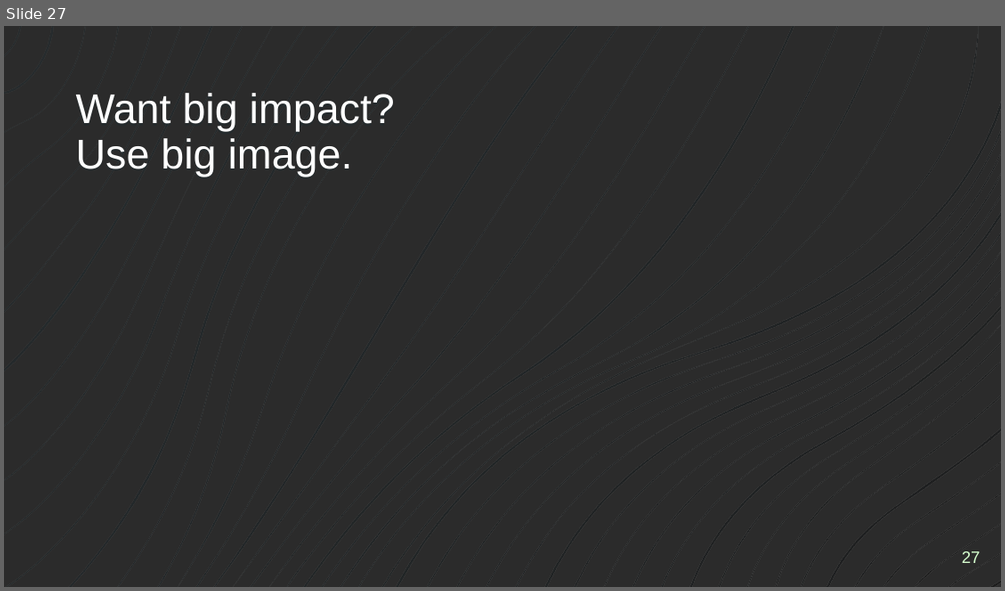
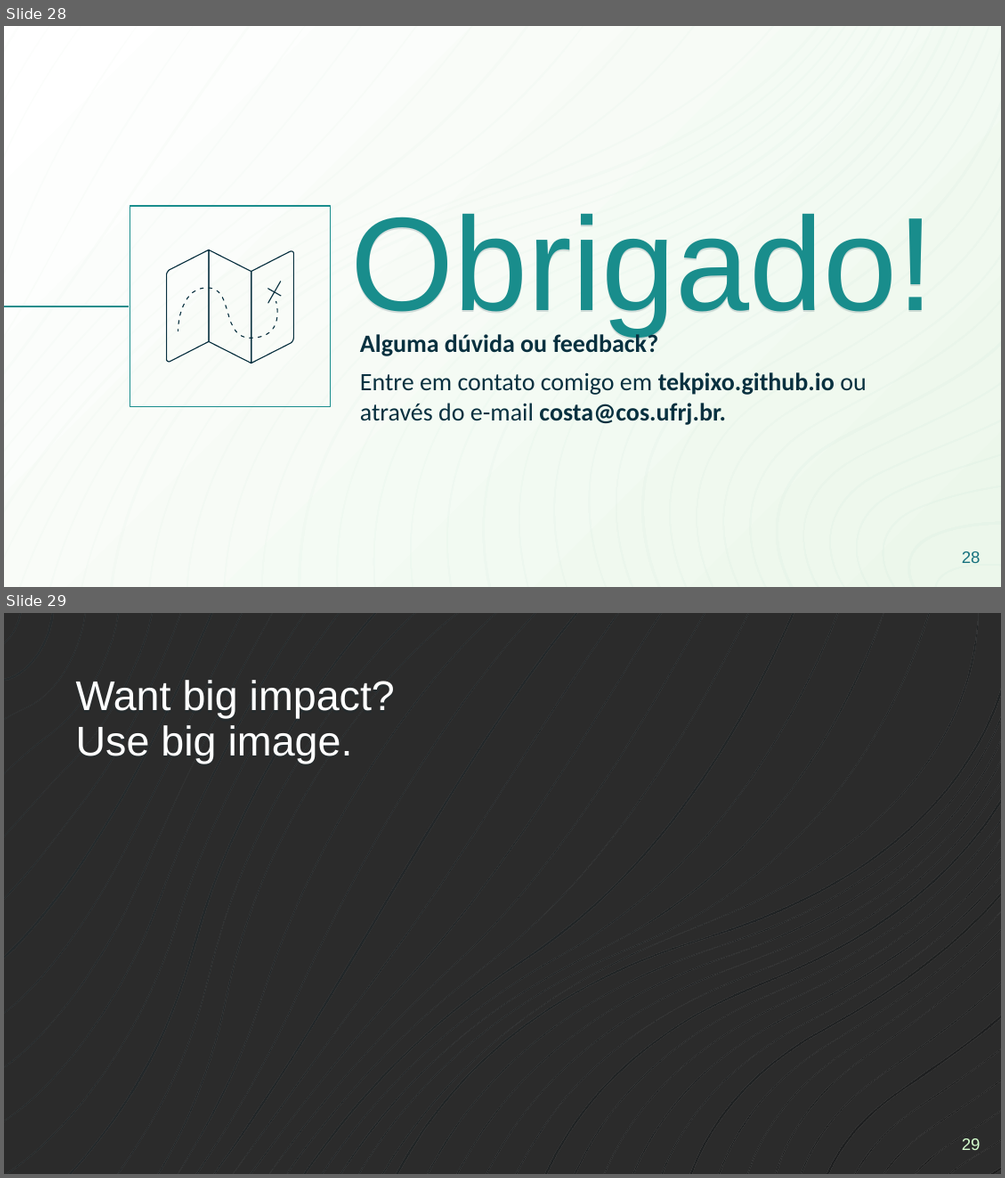
Before and after one commit to lincolncosta/seminario-git-github, a slide deck: apresentação/Apresentação.pptx. Shown one above the other, each under a label of ours: slide 27 before the commit, slides 28 and 29 after it. The pictures are 1005x591 and 1005x1178 pixels, drawn with LibreOffice and Linux fonts; fonts in the diff are those of the drawing; background and template pictures are left out; a plain dark background stands for a picture behind light text. Boxes give left, top, right and bottom in pixels: in the first picture for what was removed or moved away, otherwise in the second. Text is boxed around its words. In the diff, an @@ line names an element or a change of style, - is before the commit and + after.

Commit message:
feat: ajuste dos títulos e tópicos na apresentação e README, inserção de slide de agradecimento e contato.

```diff
--- a/apresentação/Apresentação.pptx
+++ b/apresentação/Apresentação.pptx
@@ slide 28 added at <box>4,26,1001,587</box>, background gradient #FFFFFF to #ECF7EB @@
@@ freeform shape added at <box>4,26,1001,586</box>, fill gradient #ECF7EB to #C7E6D9 @@
@@ rectangle added at <box>129,206,331,407</box>, outline #198D8C 0.75 pt @@
@@ title added at <box>351,213,935,337</box>, 96 pt, text #198D8C @@
+Obrigado!
@@ line added from (4, 306) to (129, 306), #198D8C 0.75 pt @@
@@ group added at <box>167,249,294,364</box>: 27 freeform shapes @@
@@ subtitle added at <box>360,331,866,425</box>, 18 pt, text #08303F, bold @@
+Alguma dúvida ou feedback?
+Entre em contato comigo em tekpixo.github.io ou através do e-mail costa@cos.ufrj.br.
@@ page number added at <box>962,551,980,563</box>, 12 pt, text #17727E @@
+28
@@ what was slide 27 is now slide 29 @@
@@ page number at <box>962,1138,980,1150</box>: text changed @@
-27
+29
```
Also in this commit, not shown: 9 slides changed, 1 other slide added, 1 slide removed, 1 other file.
